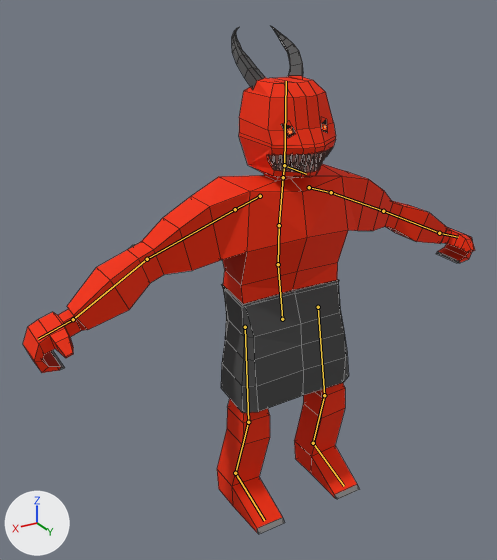
A saved change to the Blender file Assets/MyCharacterDemonBadAssFlatFace.blend.
Camera for both pictures: a 50 mm lens placed at (1.96, 2.9, 2.85), pointed at (0.24, 0.03, 1.41). The axes (+X, +Y, +Z) are drawn at lower left. The lights are the same throughout. The bones that bend it are drawn over the model as lines. Mesh edges are drawn as thin lines.

Names of what the first picture shows: 'Demon.002'.
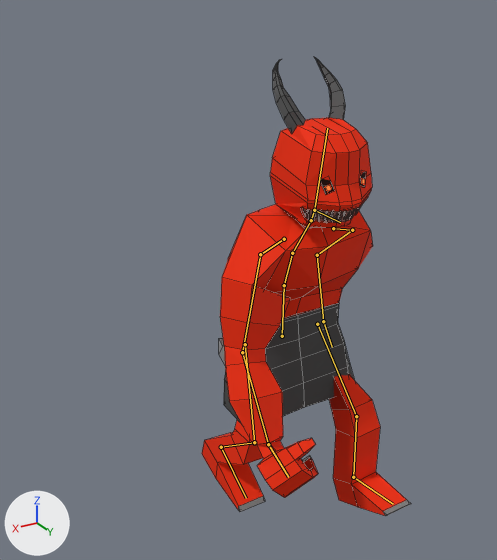
The newer file adds an action. The first version stands in its rest pose; the second is drawn at frame 1 of the action 'Walk'.

Location of each change, [x1, y1, x2, y2] in pixels of the pictures (497 x 560 px):
'Demon.002', posed (54% narrower, 10% shorter): before [23, 26, 475, 534]; after [202, 57, 411, 516]
bone 'Pelvis', root to tip: before (282, 319) to (278, 264); after (282, 336) to (284, 285)
bone 'Spine1', root to tip: before (278, 264) to (279, 225); after (284, 285) to (292, 253)
bone 'Spine2', root to tip: before (279, 225) to (283, 177); after (292, 253) to (311, 220)
bone 'Neck', root to tip: before (283, 177) to (284, 165); after (311, 220) to (314, 210)
bone 'Jaw', root to tip: before (284, 165) to (306, 174); after (314, 210) to (340, 222)
bone 'UpperArm.L', root to tip: before (331, 192) to (383, 211); after (352, 230) to (317, 255)
bone 'LowerArm.L', root to tip: before (383, 211) to (439, 233); after (317, 255) to (323, 321)
bone 'Hand.L', root to tip: before (439, 233) to (458, 237); after (323, 321) to (332, 347)
bone 'Shoulder.R', root to tip: before (260, 196) to (235, 209); after (284, 239) to (260, 254)
bone 'UpperArm.R', root to tip: before (235, 209) to (147, 259); after (260, 254) to (242, 352)
bone 'LowerArm.R', root to tip: before (147, 259) to (73, 319); after (242, 352) to (268, 444)
bone 'Hand.R', root to tip: before (73, 319) to (38, 339); after (268, 444) to (288, 477)

What the commit changed:
Bone 'Pelvis' (bone_pelvis) moves from (0.0, 0.0, 0.0) to (0.0, -0.106, -0.019).
Bone 'Pelvis' (bone_pelvis) turns from (0, 0, 0) to (12, 0, 0) degrees about its own x, y and z.
Bone 'Spine1' (bone_spine1) turns from (0, 0, 0) to (6, 0, 0) degrees about its own x, y and z.
Bone 'Spine2' (bone_spine2) turns from (0, 0, 0) to (11, 0, 0) degrees about its own x, y and z.
Bone 'Neck' (bone_neck) turns from (0, 0, 0) to (-18, 1, 0) degrees about its own x, y and z.
Bone 'Jaw' (bone_jaw) turns from (0, 0, 0) to (4, 0, 6) degrees about its own x, y and z.
Bone 'UpperArm.L' (bone_upperarm_l) turns from (0, 0, 0) to (-20, 10, -56) degrees about its own x, y and z.
Bone 'LowerArm.L' (bone_lowerarm_l) turns from (0, 0, 0) to (36, -5, -1) degrees about its own x, y and z.
Bone 'Hand.L' (bone_hand_l) turns from (0, 0, 0) to (28, 18, 8) degrees about its own x, y and z.
Bone 'Shoulder.R' (bone_shoulder_r) turns from (0, 0, 0) to (14, -4, -7) degrees about its own x, y and z.
Bone 'UpperArm.R' (bone_upperarm_r) turns from (0, 0, 0) to (33, 3, 53) degrees about its own x, y and z.
Bone 'LowerArm.R' (bone_lowerarm_r) turns from (0, 0, 0) to (18, 4, 0) degrees about its own x, y and z.
Bone 'Hand.R' (bone_hand_r) turns from (0, 0, 0) to (27, -22, 5) degrees about its own x, y and z.
Bone 'IKTarget.L' (bone_iktarget_l) moves from (0.0, 0.0, 0.0) to (0.0, -0.408, 0.013).
Bone 'IKTarget.L' (bone_iktarget_l) turns from (0, 0, 0) to (-27, 0, 0) degrees about its own x, y and z.
Bone 'IKTarget.R' (bone_iktarget_r) moves from (0.0, 0.0, 0.0) to (0.0, 0.177, 0.076).
Bone 'IKTarget.R' (bone_iktarget_r) turns from (0, 0, 0) to (12, 0, 0) degrees about its own x, y and z.
